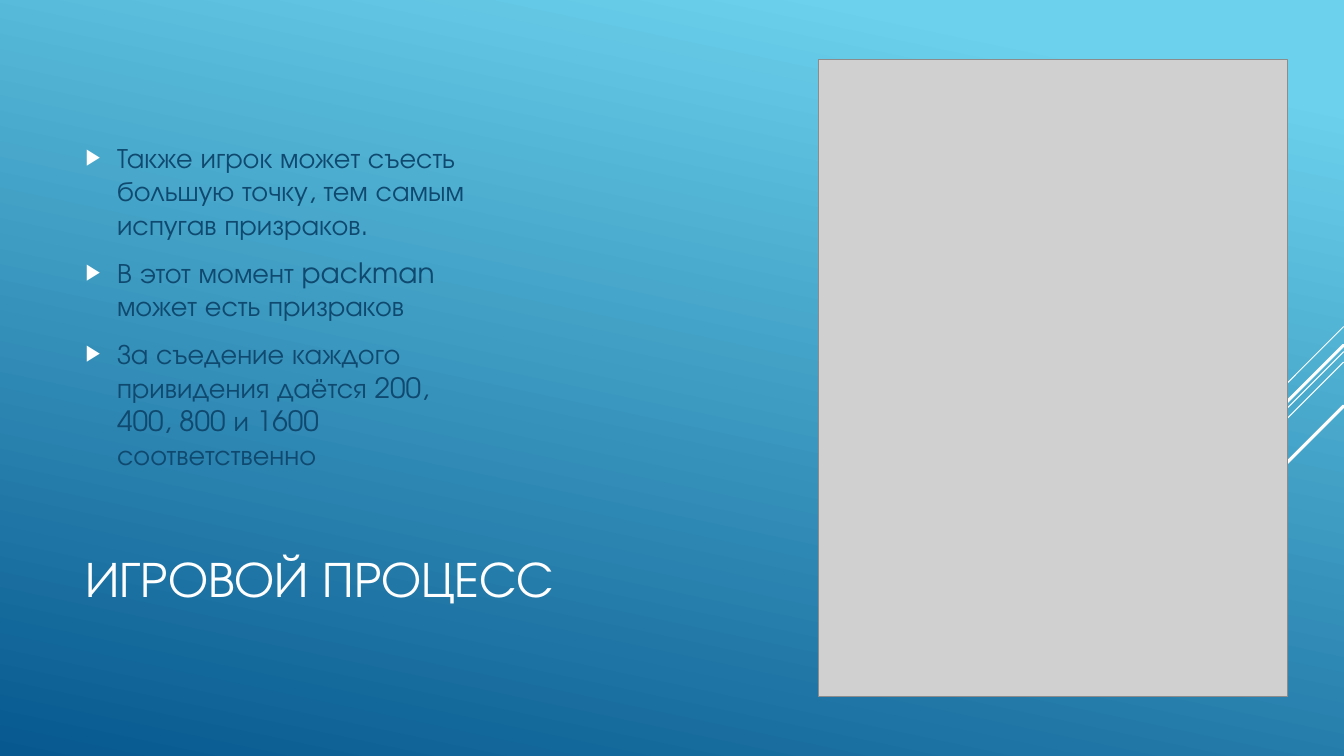
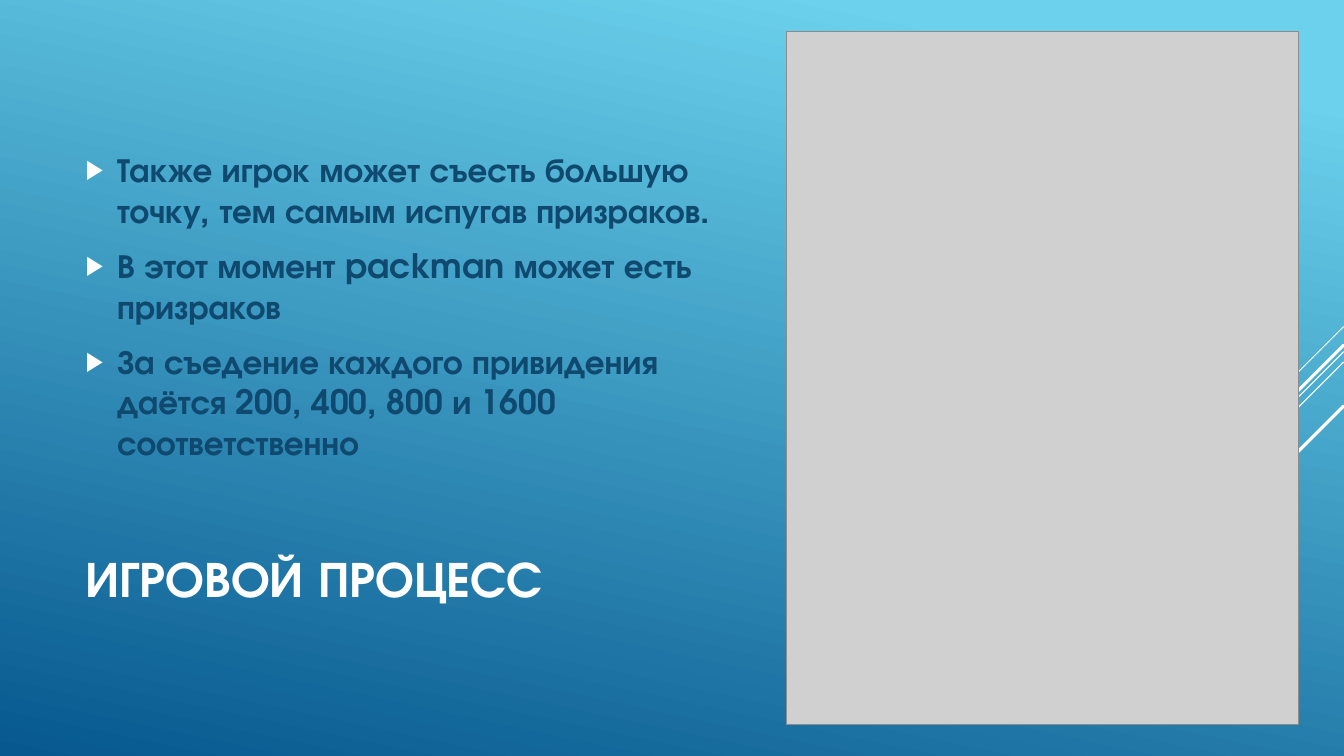
Before and after one commit to ivan-ryaz/PackMan2, a slide deck: slide 5 of Защита/Презентация.pptx. Drawn at 1344x756 pixels with LibreOffice and Linux fonts; fonts in the diff are those of the drawing; grey boxes stand for pictures. Boxes give left, top, right and bottom in pixels: in the first picture for what was removed or moved away, otherwise in the second. Text is boxed around its words. In the diff, an @@ line names an element or a change of style, - is before the commit and + after.

```diff
--- a/Защита/Презентация.pptx
+++ b/Защита/Презентация.pptx
@@ picture: place and size @@
-picture at (819,59,1289,697)
+picture at (786,31,1299,725)
@@ text "Также игрок может съесть большую ..." at (117,159,700,455): size 20 to 24 pt, bold on @@
@@ title "ИГРОВОЙ ПРОЦЕСС" at (86,554,542,604): bold on @@
```
Also in this commit, not shown: 3 other slides changed, 2 slides added, 1 slide removed, 1 other file.
